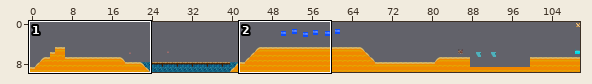
Level history. Tiled map: tilemap/level2.tmx. Above, an overview of the earlier version with the close-up marked.
Close-up. Before the edit:
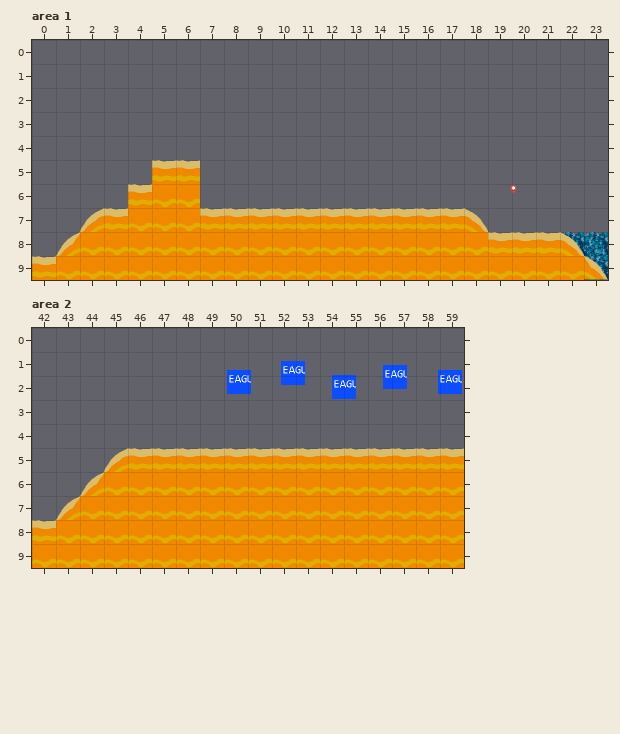
Cells are 50x50 px. Shown: area 1 x 0..23, y 0..9; area 2 x 42..59, y 0..9. The commit also changed other parts of the map, which this record leaves out.
Once edited:
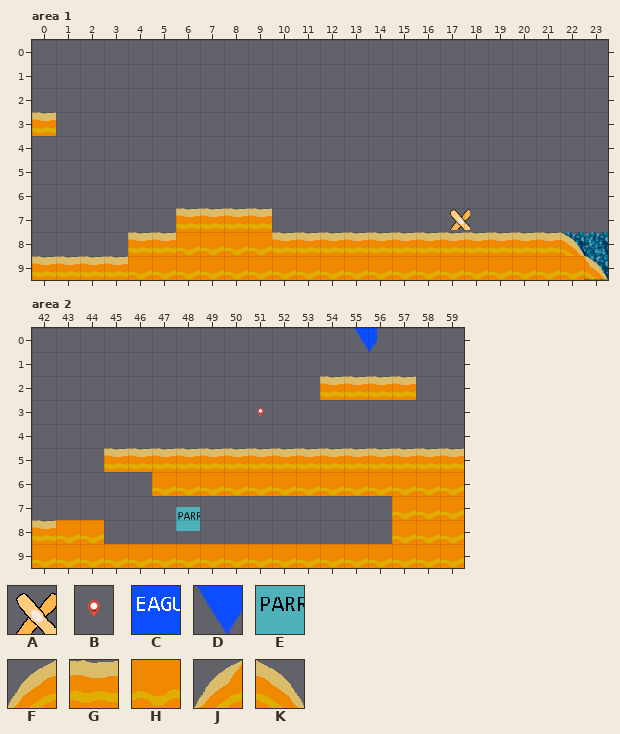
Key: from "bandages": A 0; from "crowIcon": B 0; from "seagIcon": C 195, D 229; from "sparrowIcon": E 195; from "tilesetbeach": F 1, G 3, H 10, J 11, K 14.
_ is an empty cell.
Objects are placed by their top-left corner, in cells (3,4 is the top-left corner of cell 3,4); size is 1x1 cell unless given.
Change:
{"where": "layer \"Crows\", area 1"}
{"was": "B at 19.7,5.7 size 0.8x1"}
{"where": "layer \"Bandages\", area 1"}
{"now": "A at 17.2,6.9"}
{"where": "layer \"Sand\", area 1"}
{"y":3,"x":0,"old":"_","new":"G"}
{"y":5,"x":5,"old":"GG","new":"__"}
{"y":6,"x":4,"old":"GHH","new":"___"}
{"y":7,"x":2,"old":"FGHHH","new":"____G"}
{"y":7,"x":10,"old":"GGGGGGGGK","new":"_________"}
{"y":8,"x":1,"old":"JHHHH","new":"___GG"}
{"y":8,"x":10,"old":"HHHHHHHHH","new":"GGGGGGGGG"}
{"y":9,"x":1,"old":"HHH","new":"GGG"}
{"where": "layer \"Crows\", area 2"}
{"now": "B at 51.1,3 size 0.8x1"}
{"where": "layer \"Colas\" (added), area 2"}
{"now": "D at 55.4,0"}
{"where": "layer \"Sparrows\", area 2"}
{"now": "E at 48,7.5"}
{"where": "layer \"Seagulls\", area 2"}
{"was": "C at 52.4,1.4"}
{"was": "C at 56.6,1.6"}
{"was": "C at 50.1,1.8"}
{"was": "C at 58.9,1.8"}
{"was": "C at 54.5,2"}
{"where": "layer \"Sand\", area 2"}
{"y":2,"x":54,"old":"____","new":"GGGG"}
{"y":5,"x":45,"old":"F","new":"G"}
{"y":6,"x":44,"old":"JHH","new":"___"}
{"y":7,"x":43,"old":"JHHHHHHHHHHHHH","new":"______________"}
{"y":8,"x":45,"old":"HHHHHHHHHHHH","new":"____________"}
